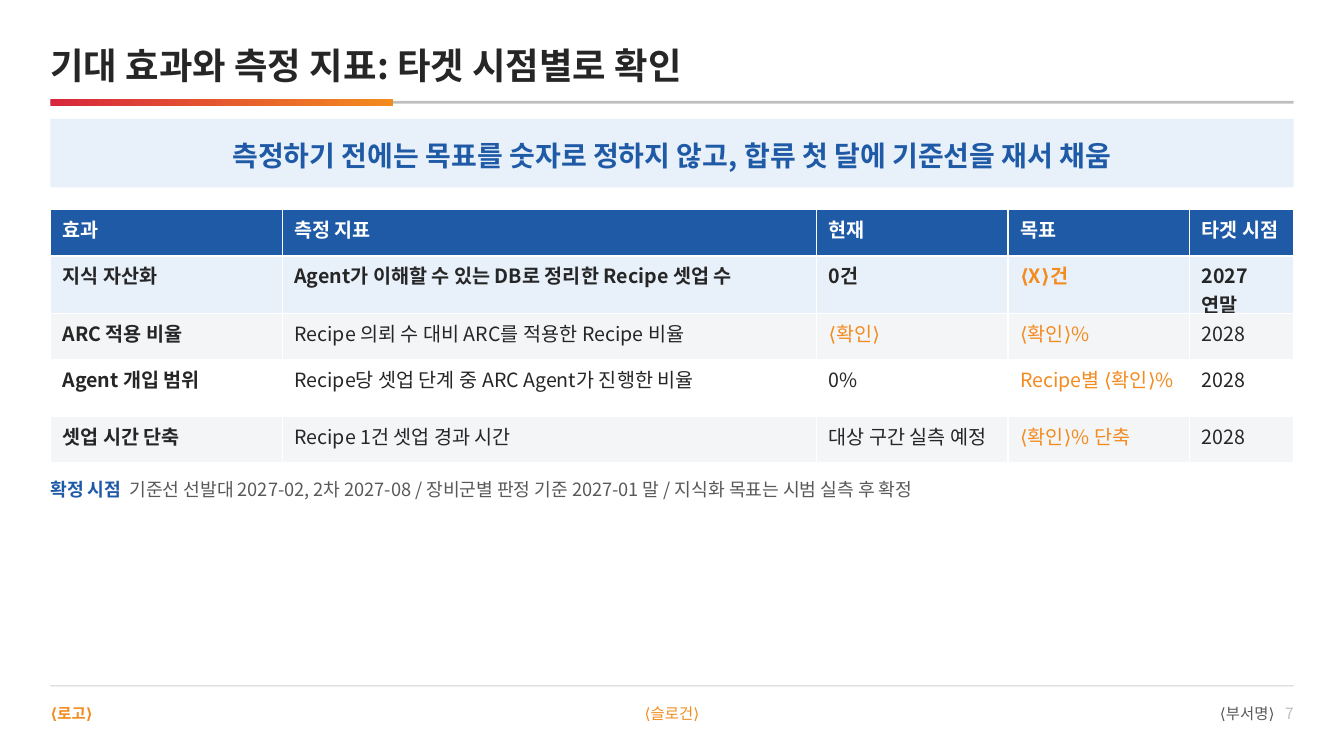
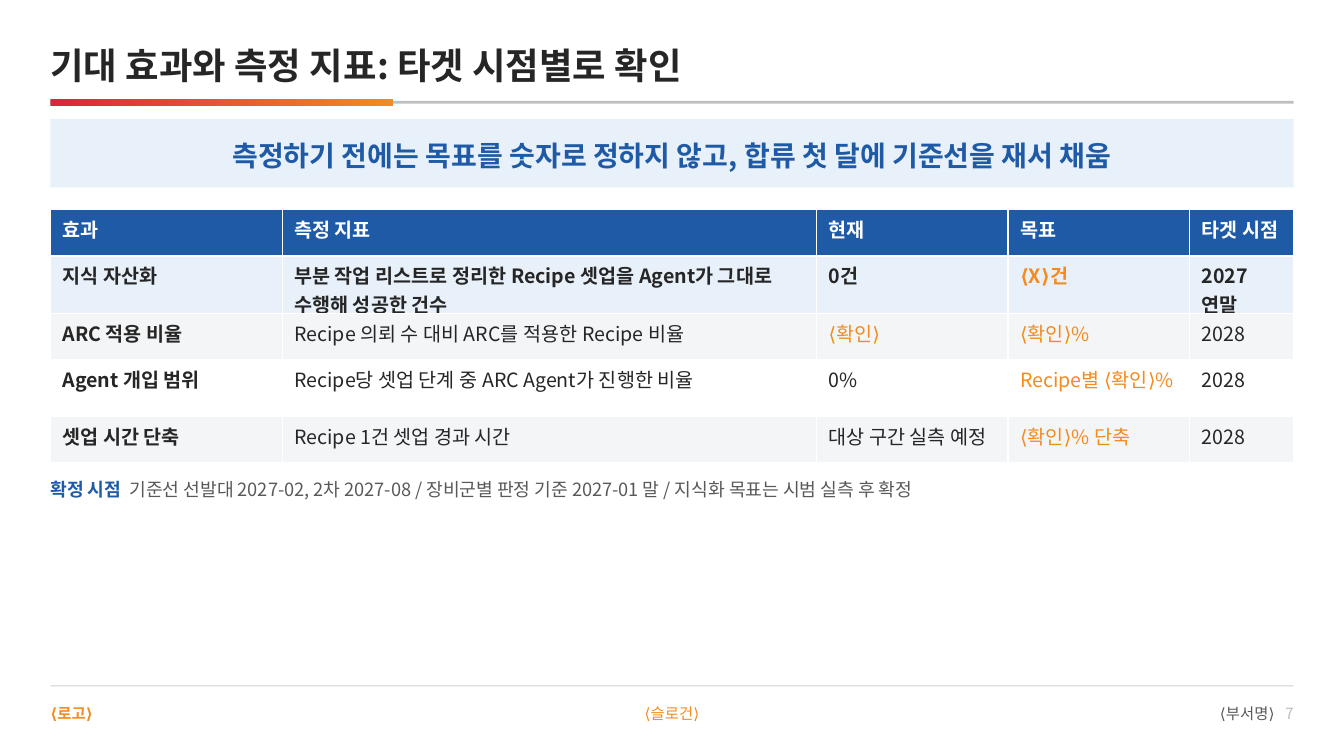
Before and after one commit to DarrenKoi/pm_notes, a slide deck: slide 7 of my-task/arc-tf/deliverables/arc-tf-proposal.pptx. Drawn at 1344x756 pixels with LibreOffice and Linux fonts; fonts in the diff are those of the drawing. Boxes give left, top, right and bottom in pixels: in the first picture for what was removed or moved away, otherwise in the second. Text is boxed around its words. In the diff, an @@ line names an element or a change of style, - is before the commit and + after.

```diff
--- a/my-task/arc-tf/deliverables/arc-tf-proposal.pptx
+++ b/my-task/arc-tf/deliverables/arc-tf-proposal.pptx
@@ table at (50,210,1294,453) @@
-row 2, column 2: Agent가 이해할 수 있는 DB로 정리한 Recipe 셋업 수
+row 2, column 2: 부분 작업 리스트로 정리한 Recipe 셋업을 Agent가 그대로 수행해 성공한 건수
```
Also in this commit, not shown: 1 other slide changed, 16 other files.
